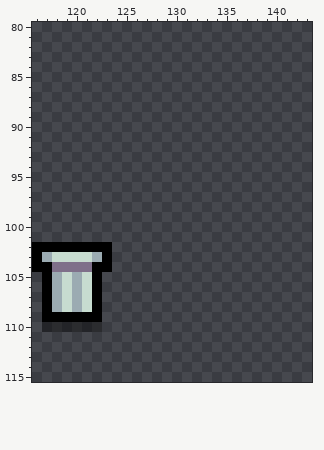
One commit to this pixel-art file: Projects/TastyRoad/Assets/Sprites/stations.aseprite. The first picture shows the starting point.
144x128 pixels, 1 frame. Shown: x 116..143, y 80..115.
New version:
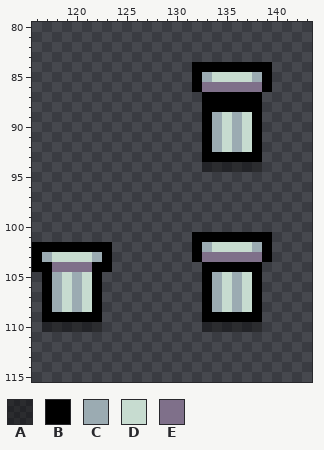
Palette (. is transparent): A #00000064  B #000000  C #9babb2  D #c7dcd0  E #7f708a
The edit:
--- layer "Layer 1"
@@ x 130..141 @@
  83 ............
- 84 ............
- 85 ............
- 86 ............
- 87 ............
- 88 ............
- 89 ............
- 90 ............
- 91 ............
- 92 ............
- 93 ............
- 94 ............
+ 84 ..BBBBBBBB..
+ 85 ..BCDDDDCB..
+ 86 ..BEEEEEEB..
+ 87 ...BBBBBB...
+ 88 ...BBBBBB...
+ 89 ...BCDCDB...
+ 90 ...BCDCDB...
+ 91 ...BCDCDB...
+ 92 ...BCDCDB...
+ 93 ...BBBBBB...
+ 94 ...AAAAAA...
  95 ............
@@ x 130..141 @@
 100 ............
-101 ............
-102 ............
-103 ............
-104 ............
-105 ............
-106 ............
-107 ............
-108 ............
-109 ............
-110 ............
+101 ..BBBBBBBB..
+102 ..BCDDDDCB..
+103 ..BEEEEEEB..
+104 ...BBBBBB...
+105 ...BCDCDB...
+106 ...BCDCDB...
+107 ...BCDCDB...
+108 ...BCDCDB...
+109 ...BBBBBB...
+110 ...AAAAAA...
 111 ............
